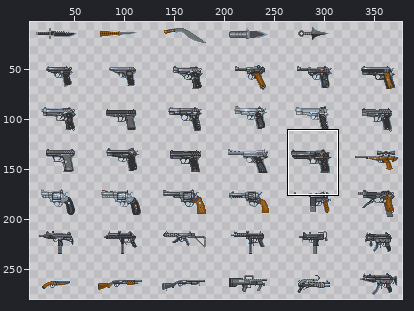
Sprite sheet, stored at FPS_CSG/Assets/resources/art/weapons/SPR_ALL_WEAPONS.png. The first picture is a wide view before the edit; the outline marks the close-up.
Close-up. Before:
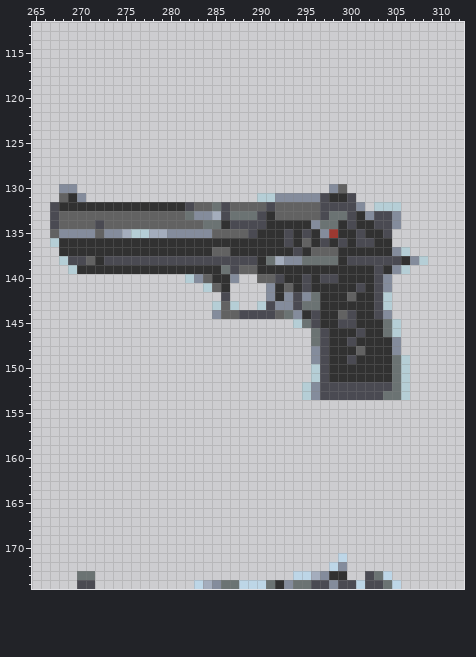
The file is 384x464 pixels. Shown: x 265..312, y 112..174. The wide view leaves out empty margins. The commit also changed other parts of the picture, which this record leaves out.
Now the later version:
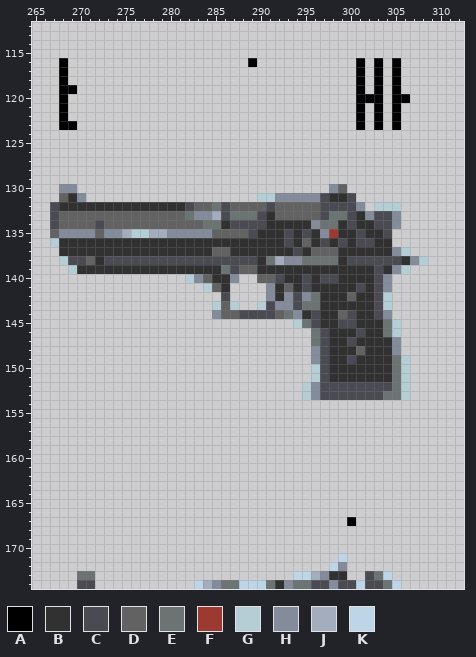
Palette (. is transparent): A #000000  B #313131  C #4a4a52  D #626262  E #6b7373  F #9c3931  G #b5ced6  H #848c9c  J #a4adbd  K #bdd6e7
The edit:
There is now colour A in row 116 at x 268, 289, 301, 303 and 305; in rows 117 to 118 at x 268, 301, 303 and 305; in row 119 at x 268 to 269, 301, 303 and 305; in row 120 at x 268, 301 to 303 and 305 to 306; in rows 121 to 122 at x 268, 301, 303 and 305; in row 123 at x 268 to 269, 301, 303 and 305.
There is now colour A in row 167 at x 300.
